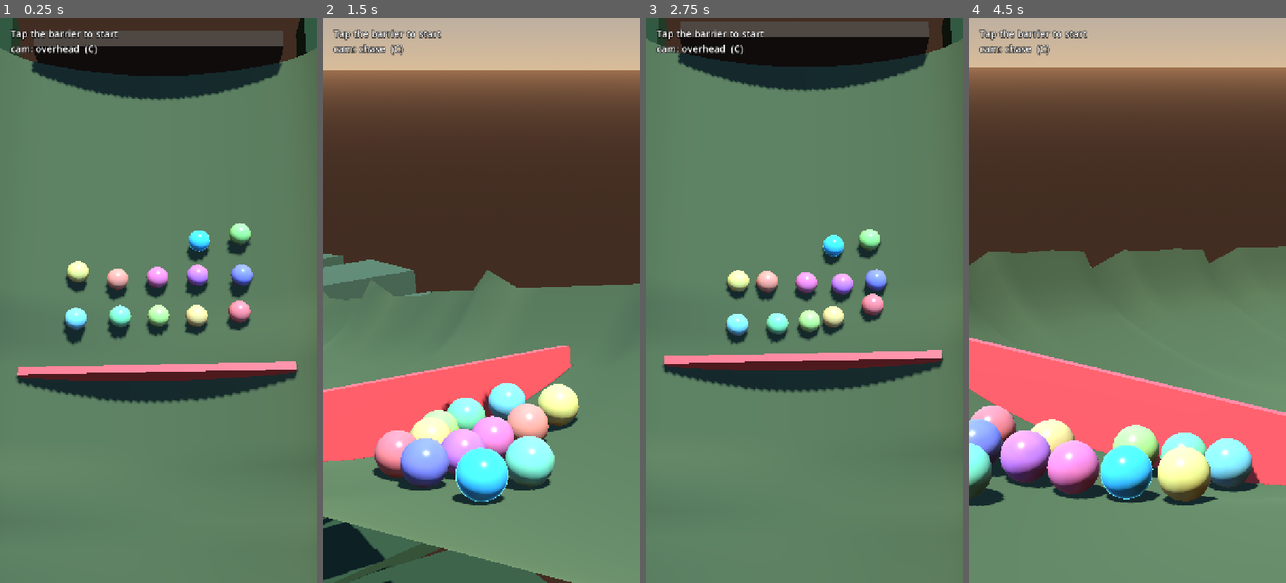
Above: before the commit, frames 1-4 (left to right).
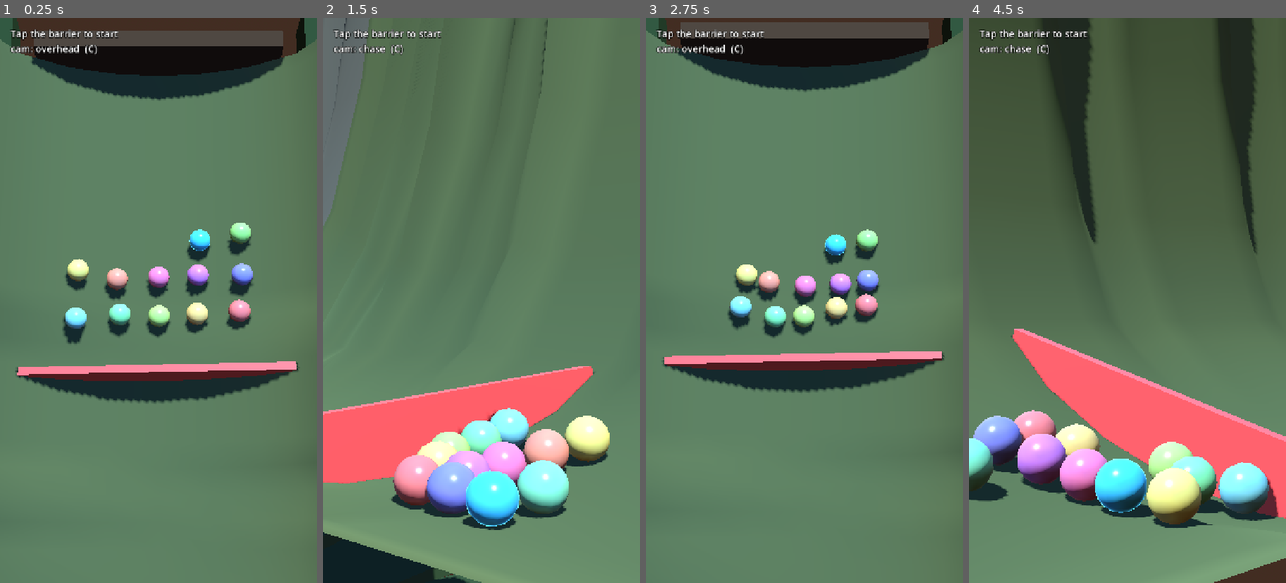
Above: after the commit, the same moments.

Repository: Arjan-N/marble-jumble
Game: Godot game, scene res://scenes/main.tscn
Two runs of this game, one before a commit and one after it. Both use one fixed random seed, a clock stepped at 60 frames per second and the inputs below.
Inputs (mouse positions are in pixels of both pictures, inside the frame that each line leads up to):
- Up to frame 1 (0.25 s): no input
- Up to frame 2 (1.5 s): tap Enter at 0.5 s; move the mouse to (551, 272) at 0.52 s; tap R at 0.6 s; click (551, 272) at 0.67 s; move the mouse to (418, 328) at 1.27 s; tap C at 1.35 s; click (418, 328) at 1.42 s
- Up to frame 3 (2.75 s): move the mouse to (836, 176) at 2.02 s; tap R at 2.1 s; click (836, 176) at 2.17 s
- Up to frame 4 (4.5 s): move the mouse to (1111, 413) at 2.77 s; tap C at 2.85, 4.35 s; click (1111, 413) at 2.92 s; move the mouse to (1222, 385) at 3.52 s; tap R at 3.6 s; click (1222, 385) at 3.67 s; move the mouse to (1032, 215) at 4.27 s; click (1032, 215) at 4.42 s

The runs differ from the first frame. In frame 1, 2.4% of the frame differs, in the area x 0-100%, y 3-68%; in frame 2, 68%, in the area x 0-100%, y 0-100%; in frame 3, 5.0%; in frame 4, 58%.

Commit message:
Add a boost pad and put the jungle jump back
The jump was cut twice for the same reason and should not have been either time.
A gap in the floor has no workable size on this course: wide enough that a
marble cannot bridge it and most of the field goes in, narrow enough that the
field clears it and marbles wedge across it. The window is inside a marble's own
diameter, because arrival speed varies by a factor of three depending on what
happened upstream.

A floor under that speed collapses the range. BoostPad tops a marble up to a
target speed along the course and does nothing at all to one already quicker, so
it never rewards the leader for leading - it only ever helps whoever the course
has already hurt, and only enough to make the jump. Placed before the ramp, not
on it: adding speed to something already committed to a trajectory is how a
launch becomes a marble fired clean over the landing.

Jump falls go from 9-12 of 12 to 4-5. Tried 15.5 m/s as well and it was worse
than 13 - faster marbles overshoot the landing entirely.

DECISIONS.md parks boosters with launchers and conveyors as post-Phase-0
obstacles, so this is a deliberate exception and Arjan's call to keep or drop,
not something to assume. It is arguably not a booster in spirit, since it adds
nothing to a marble running normally, but it is a speed change the player did
not cause.

Also in: width as a profile, so a funnel is the course being narrower rather
than walls standing in it - the equaliser, the hollow log and the run-in are all
WIDTH entries. Trunk positions are derived from the local width instead of
hand-placed, which the assertion forced after three bad rows written by eye.

Known: two races in four still do not finish. The width profile is the
regression - a changing width slides section vertices laterally along the
course, folding the surface lengthwise, which is the same class of trap that
forced the channel into a generated mesh. b03e7cd is the stable version.

Co-Authored-By: Claude Opus 5 <noreply@anthropic.com>

Diff:
--- /dev/null
+++ b/scripts/course/boost_pad.gd
@@ -0,0 +1,87 @@
+class_name BoostPad
+extends Area3D
+
+## A patch of course that guarantees a minimum speed down-course.
+##
+## This is what makes a jump possible on a course that turns. Both attempts at a
+## gap here failed the same way: sized so the field clears it, a marble is
+## narrower than the hole and wedges; sized so nothing wedges, most of the field
+## goes in. The window between those is inside a marble's own diameter, because
+## arrival speed varies by a factor of three depending on what happened upstream.
+## A floor under that speed collapses the range — everyone arrives fast enough,
+## so the gap can be sized for one speed rather than for all of them.
+##
+## **It tops up rather than multiplying.** A marble already quicker than
+## `target_speed` is not touched at all, which is the property that matters: a
+## multiplier would reward the leader for leading and punish nobody, while this
+## only ever helps whoever the course has already hurt, and helps them exactly
+## enough to make the jump and no more. Nothing here changes the order of a field
+## that is already travelling well.
+##
+## `DECISIONS.md` parks boosters along with launchers, conveyors and moving
+## platforms as post-Phase-0 obstacles, so this is a deliberate exception rather
+## than an oversight. It is arguably not one of those in spirit — it adds no
+## energy to a marble running normally and exists to make one piece of terrain
+## work — but it is a speed change the player did not cause, and that decision is
+## Arjan's, not this file's.
+
+## Nothing crossing this is allowed to be slower than this, along the course.
+@export var target_speed: float = 13.0
+
+var _direction := Vector3.FORWARD
+var _size := Vector3(10.0, 3.0, 2.5)
+
+
+## `direction` is the way the course runs here — the boost is along the track,
+## never along whatever the marble happened to be doing, so a marble arriving
+## sideways off a wall is straightened rather than fired into one.
+static func create(width: float, direction: Vector3, speed: float) -> BoostPad:
+	var pad := BoostPad.new()
+	pad.name = "BoostPad"
+	pad._size = Vector3(width, 3.0, 2.5)
+	pad._direction = direction.normalized()
+	pad.target_speed = speed
+	pad._build()
+	return pad
+
+
+func _build() -> void:
+	var shape := BoxShape3D.new()
+	shape.size = _size
+	var collider := CollisionShape3D.new()
+	collider.shape = shape
+	add_child(collider)
+
+	# Visible, because a speed change the player cannot see is a speed change
+	# they will read as the physics being unfair. Unshaded and faint, like the
+	# finish gate.
+	var material := StandardMaterial3D.new()
+	material.albedo_color = Color(0.85, 0.92, 0.55, 0.16)
+	material.transparency = BaseMaterial3D.TRANSPARENCY_ALPHA
+	material.shading_mode = BaseMaterial3D.SHADING_MODE_UNSHADED
+	material.cull_mode = BaseMaterial3D.CULL_DISABLED
+
+	var mesh := BoxMesh.new()
+	mesh.size = _size
+	var visual := MeshInstance3D.new()
+	visual.mesh = mesh
+	visual.material_override = material
+	visual.cast_shadow = GeometryInstance3D.SHADOW_CASTING_SETTING_OFF
+	add_child(visual)
+
+	body_entered.connect(_on_body_entered)
+
+
+func _on_body_entered(body: Node3D) -> void:
+	var marble := body as Marble
+	if marble == null or marble.state != Marble.State.RACING:
+		return
+
+	var along := marble.linear_velocity.dot(_direction)
+	if along >= target_speed:
+		return
+
+	# Only the shortfall, and only along the course: lateral and vertical motion
+	# are left exactly as they were, so a marble bouncing across the channel keeps
+	# bouncing across it and simply does so while travelling fast enough.
+	marble.linear_velocity += _direction * (target_speed - along)
--- a/scripts/course/course_path.gd
+++ b/scripts/course/course_path.gd
@@ -15,7 +15,7 @@
 ## it for points and frames; it knows nothing about floors, walls or obstacles.
 ##
 ## `SlopeCourse` has deliberately not been moved onto it yet. It works, it is
-## tuned, and it has produced three marble traps in one day — migrating it is a
+## tuned, and it has produced three marble traps in one day â€” migrating it is a
 ## change worth making on its own, where a regression has only one possible
 ## cause.
 ##
@@ -51,8 +51,8 @@
 const TAPS := 5
 
 ## Degrees of bank per degree-per-metre of turn. Tuned so a corner turning at the
-## rate this kind of course actually turns at — very roughly one degree per metre
-## — comes out near the middle of the allowed range rather than pinned at it.
+## rate this kind of course actually turns at â€” very roughly one degree per metre
+## â€” comes out near the middle of the allowed range rather than pinned at it.
 const BANK_GAIN := 6.0
 ## Bank is clamped because the camber is generated, not authored, and a profile
 ## with a sharp heading change would otherwise ask for a wall. Past this a marble
@@ -112,6 +112,15 @@
 	return total / float(TAPS)
 
 
+## Smoothed value of any `[[fraction, value], ...]` profile a course wants to
+## carry along its own length â€” width, depth, anything that varies. Exposed so a
+## course does not have to reimplement the smoothing, which is the part that
+## matters: an unsmoothed profile is a step, and a step in any of these is
+## something a marble hits.
+func sample(profile: Array, s: float, window := BLEND) -> float:
+	return _smoothed(profile, s, window)
+
+
 ## Descent at `s`, in radians, positive downhill.
 func pitch_at(s: float) -> float:
 	return deg_to_rad(_smoothed(_pitch, s, BLEND))
@@ -122,7 +131,7 @@
 	return deg_to_rad(_smoothed(_heading, s, BLEND))
 
 
-## Camber at `s`, in radians, positive rolling the track's right side down —
+## Camber at `s`, in radians, positive rolling the track's right side down â€”
 ## which is the way a marble is thrown in a right-hand corner, so a right turn
 ## banks into itself.
 ##
@@ -152,8 +161,8 @@
 		point += _direction_at(s) * BAKE_STEP
 		s += BAKE_STEP
 
-	# Re-origin so the start line sits at (0, 0, 0). Everything a course places —
-	# spawns, fall threshold, the camera — is written against that.
+	# Re-origin so the start line sits at (0, 0, 0). Everything a course places â€”
+	# spawns, fall threshold, the camera â€” is written against that.
 	var origin := point_at(0.0)
 	for i in _baked.size():
 		_baked[i] = _baked[i] - origin
@@ -185,7 +194,7 @@
 
 ## The frame every fixture on a course is placed through, so nothing has to know
 ## about the profiles. Local -Z runs down-course, local X is track-right and local
-## Y is the surface normal — both rolled by the bank, so a fixture placed at a
+## Y is the surface normal â€” both rolled by the bank, so a fixture placed at a
 ## lateral offset in a banked corner sits on the camber rather than through it.
 func frame_at(s: float) -> Transform3D:
 	var forward := _direction_at(s)
--- a/scripts/course/jungle_course.gd
+++ b/scripts/course/jungle_course.gd
@@ -73,18 +73,53 @@
 	[1.00, 0.0],
 ]
 
-## Half the channel's width, measured across the surface rather than in plan.
-## Narrower than the canyon's 6m because a rounded section spends some of its
-## width on the sides, and because the camera lens is sized for a 12m track.
+## Widest the channel ever gets, and the number the camera lens is sized against.
+## The actual width at any point comes from `WIDTH`.
 const HALF_WIDTH := 5.4
-## How far the channel lifts at its edge, over `HALF_WIDTH`. This is the number
-## that decides whether the course feels like a gutter or a plate: at 0 it is the
-## canyon's flat floor, and too high turns every corner into a wall the field
-## simply parks against.
+
+## Half-width along the course, as `[[fraction, metres], ...]`.
+##
+## The canyon's width is a constant with two funnels bolted on as angled walls
+## standing in it. Expressing it as a profile instead means a funnel is not a
+## thing built on the course, it is the course being narrower there — no walls to
+## place, no crease where they meet the floor, and the whole shape readable in
+## one table.
+##
+## Three jobs are done entirely with this. **The equaliser** at 0.58 squeezes to
+## 2.9m: too narrow for a spread field to pass abreast, so whoever is ahead has
+## to queue with whoever is not, and a race that had strung out arrives at the
+## drop stacked again. **The log** at 0.74 is tight and deep together, which is
+## what makes it a tube rather than a narrow bit. **The run-in** at 0.92 closes
+## once more so the finish is a scramble.
+##
+## Never below 2.7m. Two marbles abreast is 1.8m, and a squeeze the field cannot
+## physically resolve is a jam, not a funnel — the Canyon's own notes record its
+## field dying in a 2.0m one.
+const WIDTH := [
+	[0.10, 5.0],
+	[0.22, 6.4], ## Opens through the first bend, so the camber has room to work.
+	[0.34, 4.4],
+	[0.46, 6.2],
+	[0.58, 3.9], ## The equaliser.
+	[0.68, 5.6],
+	[0.78, 3.7], ## The hollow log.
+	[0.88, 6.0],
+	[0.95, 4.1], ## Run-in.
+	[1.00, 5.2],
+]
+## How far the channel lifts at its edge. This is the number that decides whether
+## the course feels like a gutter or a plate: at 0 it is the canyon's flat floor,
+## and too high turns every corner into a wall the field simply parks against.
 const CHANNEL_RISE := 1.05
-## How many facets the curve of the section is approximated with. Six is the
-## point where a marble crossing the channel stops feeling them.
-const CHANNEL_SEGMENTS := 6
+## Extra depth through the hollow log, added to `CHANNEL_RISE`.
+##
+## Depth and width together are what make a tube. The log used to be a low
+## friction band with an evocative name and the same cross-section as everything
+## else; narrow *and* deep, the sides come up past a marble's own height and
+## there is no camber escape from it — you are in there until it ends.
+const LOG_RISE := 1.6
+const LOG_AT := 0.72
+const LOG_LENGTH := 22.0
 ## Length of one piece of the fixtures that are still built from boxes — the
 ## root, the undergrowth. Those sit along the centreline rather than across it,
 ## so the banking problem that forced the channel into a mesh does not reach
@@ -182,9 +217,24 @@
 
 ## Tree trunks standing in the channel, in the S-curve where the racing line
 ## already wants to cross. Fewer and fatter than the canyon's pillar rows.
+## Placed where the channel is wide, which is now a real constraint rather than
+## a preference: the second row used to sit at 0.58, and once `WIDTH` squeezed
+## that to 2.9m for the equaliser the trunks left a 1.43m gap and the assertion
+## refused to build the course. Obstacles and narrowings are the same tool, and
+## stacking them is how a funnel becomes a wall.
+## Rows are given a count and a lean, not positions.
+##
+## Fixed offsets were tried and abandoned. Once `WIDTH` varies, a row that fits
+## at 6.2m blocks the course at 4.5m, and the smoothing means the width where a
+## row actually lands is not the number written next to that fraction — three
+## attempts at hand-placing them all tripped the assertion. Spacing the trunks
+## evenly across whatever width is there makes them passable by construction, and
+## `lean` shifts the whole row off centre so consecutive rows still stagger
+## against each other rather than lining up.
 const TRUNK_ROWS := [
-	{"at": 0.46, "offsets": [-2.6, 1.9]},
-	{"at": 0.58, "offsets": [-1.4, 2.9]},
+	{"at": 0.40, "count": 2, "lean": -0.2},
+	{"at": 0.46, "count": 2, "lean": 0.15},
+	{"at": 0.86, "count": 2, "lean": 0.2},
 ]
 const TRUNK_RADIUS := 0.85
 const TRUNK_HEIGHT := 4.5
@@ -202,7 +252,32 @@
 ## with. At 2.3m the field did not clear them: ten of twelve went in, which makes
 ## the stones a filter rather than a hazard, and the survivors were decided
 ## before the stretch rather than during it.
-## Empty, and the course is better for it until this is done properly.
+## The jump: a ramp, then a hole.
+##
+## This is what the stepping stones needed and did not have. A hole in the floor
+## with no ramp before it has no workable size — above about 1.4m the field does
+## not clear it, below that a marble is wider than the gap and wedges in it, and
+## the whole range sits inside a marble's own diameter. Crossing has to be a
+## trajectory, not a roll off a ledge.
+##
+## The ramp is the channel floor lifting, not a slab standing on it. Nothing
+## meets anything, so there is no crease and no seam — the lesson this course
+## taught four separate times. It rises `KICKER_RISE` over `KICKER_LENGTH`, which
+## against the 16 degree drop it sits on is still net downhill: a slow marble
+## crawls over it rather than stalling on it, which a real ramp would not
+## guarantee.
+const KICKER_AT := 0.63
+const KICKER_LENGTH := 6.0
+const KICKER_RISE := 0.65
+## Wide enough that it cannot be bridged, which is the constraint the stones
+## could never satisfy: comfortably over a marble's 0.9m, so anything that does
+## not fly it goes in.
+const JUMP_GAP := 2.4
+## Minimum speed the boost guarantees into the ramp. Sized against the gap: at
+## this speed off a 0.65m ramp a marble carries comfortably past 2.4m, so the
+## jump is something the course does *to* the field rather than a filter that
+## selects whoever happened to arrive quickly.
+const BOOST_SPEED := 13.0
 ##
 ## The idea is right — several small gaps to thread, against the canyon's one
 ## committed jump — but a hole in the floor with no ramp before it has no
@@ -217,17 +292,13 @@
 ## from, so crossing is a trajectory rather than a roll off a ledge. That is a
 ## real piece of work, not a constant, and the course races well without it —
 ## 12/12 finishing, no falls, no stalls. Filed rather than bodged.
-const STONE_GAPS := []
-const STONE_LENGTHS := [4.5, 4.0]
-
-## The spinning log — the one Phase 0 obstacle, in jungle clothes.
-const LOG_AT := 0.84
+
+## The spinning log — the one Phase 0 obstacle, in jungle clothes. Sits inside
+## the hollow log section, where the channel is tight and there is no room to go
+## round it.
+const BUMPER_AT := 0.84
 const LOG_OFFSET := -1.8
 
-## Root tangle before the line: the narrowing that makes the finish a scramble.
-const TANGLE_AT := 0.90
-const TANGLE_LENGTH := 9.0
-const TANGLE_HALF_WIDTH := 3.0
 
 const LIP_COLOUR := Color(0.30, 0.26, 0.19)
 const ROOT_COLOUR := Color(0.35, 0.28, 0.20)
@@ -253,7 +324,7 @@
 	_build_back_wall()
 	_build_trunks()
 	_build_log()
-	_build_tangle()
+	_build_boost()
 	_build_finish_line()
 
 
@@ -268,24 +339,6 @@
 func _at(fraction: float) -> Transform3D:
 	return _frame_at(fraction * LENGTH)
 
-
-## Height of the channel surface at a lateral offset, relative to the centreline.
-## Parabolic, so the section is shallow where the marbles mostly are and steepens
-## towards the edges — which is what makes riding up the side in a corner cost
-## you something.
-func _channel_lift(lateral: float) -> float:
-	var absolute := absf(lateral)
-	if absolute <= HALF_WIDTH:
-		var t := absolute / HALF_WIDTH
-		return CHANNEL_RISE * t * t
-
-	# Past the racing width the same curve carries on, steepening. Continued with
-	# the dish's own gradient at the join (2·rise/half-width) before the extra
-	# term bites, so the two halves meet with no kink — a kink is a crease, and a
-	# crease on a banked course is a pocket.
-	var over := absolute - HALF_WIDTH
-	var gradient := 2.0 * CHANNEL_RISE / HALF_WIDTH
-	return CHANNEL_RISE + gradient * over + SHOULDER_CURVE * over * over
 
 
 func _surface_at(s: float) -> Dictionary:
@@ -372,17 +425,34 @@
 	return false
 
 
-## The gaps between the stepping stones, as [start, end] distances.
+## Where the floor is missing, as `[start, end]` distances. One hole: the jump,
+## immediately past the top of the kicker.
 func _stone_spans() -> Array:
-	var spans := []
-	var at := STONES_AT * LENGTH
-	for i in STONE_GAPS.size():
-		var gap: float = STONE_GAPS[i]
-		spans.append(Vector2(at, at + gap))
-		at += gap
-		if i < STONE_LENGTHS.size():
-			at += STONE_LENGTHS[i]
-	return spans
+	var lip := KICKER_AT * LENGTH + KICKER_LENGTH
+	return [Vector2(lip, lip + JUMP_GAP)]
+
+
+## How much the floor is lifted by the kicker at `s`.
+##
+## Eased in and out rather than switched on, so the ramp grows out of the channel
+## and settles back into it. The trailing ease matters as much as the leading
+## one: it is what puts the lip at the top of a curve rather than at a corner, so
+## a marble leaves along the surface it has been following instead of clipping an
+## edge on the way off.
+func _kicker_lift(s: float) -> float:
+	var from_s := KICKER_AT * LENGTH
+	var lip := from_s + KICKER_LENGTH
+	var landing := lip + JUMP_GAP
+	var settle := 6.0
+
+	if s <= from_s:
+		return 0.0
+	if s < lip:
+		return KICKER_RISE * smoothstep(0.0, 1.0, (s - from_s) / KICKER_LENGTH)
+	# Past the gap the landing sinks back to the channel's own level. Left raised,
+	# the ramp would lift every remaining metre of course with it and the marble
+	# would be jumping *up* onto the far side.
+	return KICKER_RISE * (1.0 - smoothstep(0.0, settle, s - landing))
 
 
 ## Where the section has a vertex, from left lip to right lip. Fixed, because
@@ -410,24 +480,67 @@
 const SECTION_STEP := 0.4
 
 
-## Where the section has a vertex, from one shoulder to the other. Generated
-## rather than listed so the resolution is one number instead of a row of
-## hand-placed values that quietly stops being symmetric.
-static func _section_laterals() -> Array:
-	var edge := HALF_WIDTH + SHOULDER
+## Where the section has a vertex, as a fraction of the local half-width: -1 and
+## +1 are the edges of the racing surface, beyond that is shoulder.
+##
+## Normalised rather than in metres, because the width now varies along the
+## course and every row of the mesh still has to have the same number of nodes to
+## be stitched to the next. In metres the node count would change with the width
+## and the mesh would come apart exactly where the course gets interesting.
+static func _section_norms() -> Array:
+	var edge := 1.0 + SHOULDER
 	var count := int(ceil(edge / SECTION_STEP))
-	var laterals := []
+	var norms := []
 	for i in range(-count, count + 1):
-		laterals.append(clampf(float(i) * SECTION_STEP, -edge, edge))
-	return laterals
+		norms.append(clampf(float(i) * SECTION_STEP, -edge, edge))
+	return norms
+
+
+## Half-width of the racing surface at `s`.
+func _half_width_at(s: float) -> float:
+	return _path.sample(WIDTH, s)
+
+
+## Depth of the dish at `s` — deeper through the log.
+func _rise_at(s: float) -> float:
+	var from_s := LOG_AT * LENGTH
+	var to_s := from_s + LOG_LENGTH
+	if s <= from_s or s >= to_s:
+		return CHANNEL_RISE
+
+	var ease_length := 5.0
+	var inside := minf(
+		smoothstep(0.0, ease_length, s - from_s),
+		smoothstep(0.0, ease_length, to_s - s)
+	)
+	return CHANNEL_RISE + LOG_RISE * inside
+
+
+## One section vertex, as `(lateral, lift)` in the local frame, for a normalised
+## across-position `t` at distance `s`.
+func _section_point(t: float, s: float) -> Vector2:
+	var half_width := _half_width_at(s)
+	var rise := _rise_at(s)
+	var absolute := absf(t)
+	var lift: float
+
+	if absolute <= 1.0:
+		lift = rise * absolute * absolute
+	else:
+		# Past the racing surface the same curve carries on, steepening. Continued
+		# with the dish's own gradient at the join so the two halves meet with no
+		# kink — a kink is a crease, and a crease on a banked course is a pocket.
+		var over := (absolute - 1.0) * half_width
+		lift = rise + (2.0 * rise / half_width) * over + SHOULDER_CURVE * over * over
+
+	var lateral := t * half_width
+	return Vector2(lateral, lift + _root_lift(absf(lateral), s) + _kicker_lift(s))
 
 
 ## Height of the section at a lateral offset and distance, above the centreline.
 ## Monotonic in `abs(lateral)` outside the root, which is the property that
 ## matters: a section that rises all the way out has nowhere for a marble to
 ## settle except the middle.
-func _section_lift(lateral: float, s: float) -> float:
-	return _channel_lift(lateral) + _root_lift(absf(lateral), s)
 
 
 ## The buttress root, as a ridge in the middle of the channel: full height within
@@ -455,7 +568,7 @@
 ## trimesh collider for the physics, both generated from the same vertex rows so
 ## they cannot disagree.
 func _build_run(from_s: float, to_s: float, surface: Dictionary) -> void:
-	var section := _section_laterals()
+	var section := _section_norms()
 
 	var rows := []
 	var s := from_s
@@ -516,8 +629,9 @@
 func _section_row(s: float, section: Array) -> Array:
 	var frame := _frame_at(s)
 	var row := []
-	for lateral: float in section:
-		row.append(frame * Vector3(lateral, _section_lift(lateral, s), 0.0))
+	for t: float in section:
+		var node := _section_point(t, s)
+		row.append(frame * Vector3(node.x, node.y, 0.0))
 	return row
 
 
@@ -605,23 +719,29 @@
 
 func _build_trunks() -> void:
 	for row: Dictionary in TRUNK_ROWS:
-		var frame := _at(row["at"])
-		_assert_trunk_row(row["offsets"])
-		for offset: float in row["offsets"]:
-			_add_trunk(frame, offset)
-
-
-## Same silent-failure argument as the canyon's version: a too-narrow gap looks
-## fine and quietly swallows a marble twenty seconds into a run.
-func _assert_trunk_row(offsets: Array) -> void:
-	var edges := [-HALF_WIDTH]
-	for offset: float in offsets:
-		edges.append(offset - TRUNK_RADIUS)
-		edges.append(offset + TRUNK_RADIUS)
-	edges.append(HALF_WIDTH)
-
-	for i in range(0, edges.size() - 1, 2):
-		_assert_gap(edges[i + 1] - edges[i], "trunk row")
+		var s: float = row["at"] * LENGTH
+		for offset: float in _trunk_offsets(s, row["count"], row["lean"]):
+			_add_trunk(s, offset)
+
+
+## Evenly spaced trunk positions across the channel at `s`, leaving equal gaps
+## between them and the two edges, then leant to one side.
+##
+## `lean` is a fraction of one gap, so leaning can never eat a gap entirely — it
+## takes from one side and gives to the other, and the assertion below still has
+## the final say.
+func _trunk_offsets(s: float, count: int, lean: float) -> Array:
+	var half_width := _half_width_at(s)
+	var gap := (half_width * 2.0 - count * TRUNK_RADIUS * 2.0) / float(count + 1)
+	_assert_gap(gap - absf(lean) * gap, "trunk row at %.2f" % (s / LENGTH))
+
+	var offsets := []
+	for i in count:
+		var centre := -half_width + gap * float(i + 1) + TRUNK_RADIUS * float(i * 2 + 1)
+		offsets.append(centre + lean * gap * 0.5)
+	return offsets
+
+
 
 
 func _assert_gap(gap: float, what: String) -> void:
@@ -631,10 +751,10 @@
 	)
 
 
-func _add_trunk(frame: Transform3D, offset: float) -> void:
-	var lift := _channel_lift(offset)
+func _add_trunk(s: float, offset: float) -> void:
+	var lift := _section_point(offset / _half_width_at(s), s).y
 	var body := StaticBody3D.new()
-	body.transform = frame.translated_local(
+	body.transform = _frame_at(s).translated_local(
 		Vector3(offset, lift + TRUNK_HEIGHT * 0.5, 0.0)
 	)
 	body.physics_material_override = _surface_material()
@@ -659,32 +779,32 @@
 	add_child(body)
 
 
+## The boost, sitting on the approach to the kicker rather than on it.
+##
+## Before the ramp, so a marble is already up to speed when the ground starts
+## tilting: on the ramp it would be adding speed to something already committed
+## to a trajectory, which is how a launch turns into a marble fired over the
+## landing entirely.
+func _build_boost() -> void:
+	var at := KICKER_AT * LENGTH - 3.0
+	var frame := _frame_at(at)
+	var pad := BoostPad.create(
+		_half_width_at(at) * 2.0,
+		-frame.basis.z, ## Local -Z is down-course.
+		BOOST_SPEED
+	)
+	pad.transform = frame.translated_local(Vector3(0.0, 1.2, 0.0))
+	add_child(pad)
+
+
 func _build_log() -> void:
 	var bumper := RotatingBumper.create()
-	var lift := _channel_lift(LOG_OFFSET)
-	bumper.transform = _at(LOG_AT).translated_local(Vector3(LOG_OFFSET, lift, 0.0))
+	var s := BUMPER_AT * LENGTH
+	var lift := _section_point(LOG_OFFSET / _half_width_at(s), s).y
+	bumper.transform = _frame_at(s).translated_local(Vector3(LOG_OFFSET, lift, 0.0))
 	add_child(bumper)
 
 
-## Roots closing in before the line. Same job as the canyon's final funnel and
-## built the same way, because the reason for it is the same: the field arrives
-## strung out and the leader crosses alone otherwise.
-func _build_tangle() -> void:
-	var taper := HALF_WIDTH - TANGLE_HALF_WIDTH
-	var angle := atan2(taper, TANGLE_LENGTH)
-	var span := sqrt(taper * taper + TANGLE_LENGTH * TANGLE_LENGTH)
-	var centre := TANGLE_AT * LENGTH + TANGLE_LENGTH * 0.5
-
-	for side: float in [-1.0, 1.0]:
-		var lateral := side * (HALF_WIDTH + TANGLE_HALF_WIDTH) * 0.5
-		var frame := _frame_at(centre).translated_local(
-			Vector3(lateral, _channel_lift(lateral) + 1.0, 0.0)
-		)
-		_add_box(
-			frame.rotated_local(Vector3.UP, side * angle),
-			Vector3(0.8, 2.0, span),
-			ROOT_COLOUR.darkened(0.15)
-		)
 
 
 func _build_finish_line() -> void:
@@ -782,7 +902,7 @@
 		spawns.append(
 			Transform3D(
 				Basis.IDENTITY,
-				_frame_at(-back) * Vector3(x, _channel_lift(x) + 0.9, 0.0)
+				_frame_at(-back) * Vector3(x, _section_point(x / _half_width_at(-back), -back).y + 0.9, 0.0)
 			)
 		)
 
Not shown, added: scripts/course/boost_pad.gd.uid
